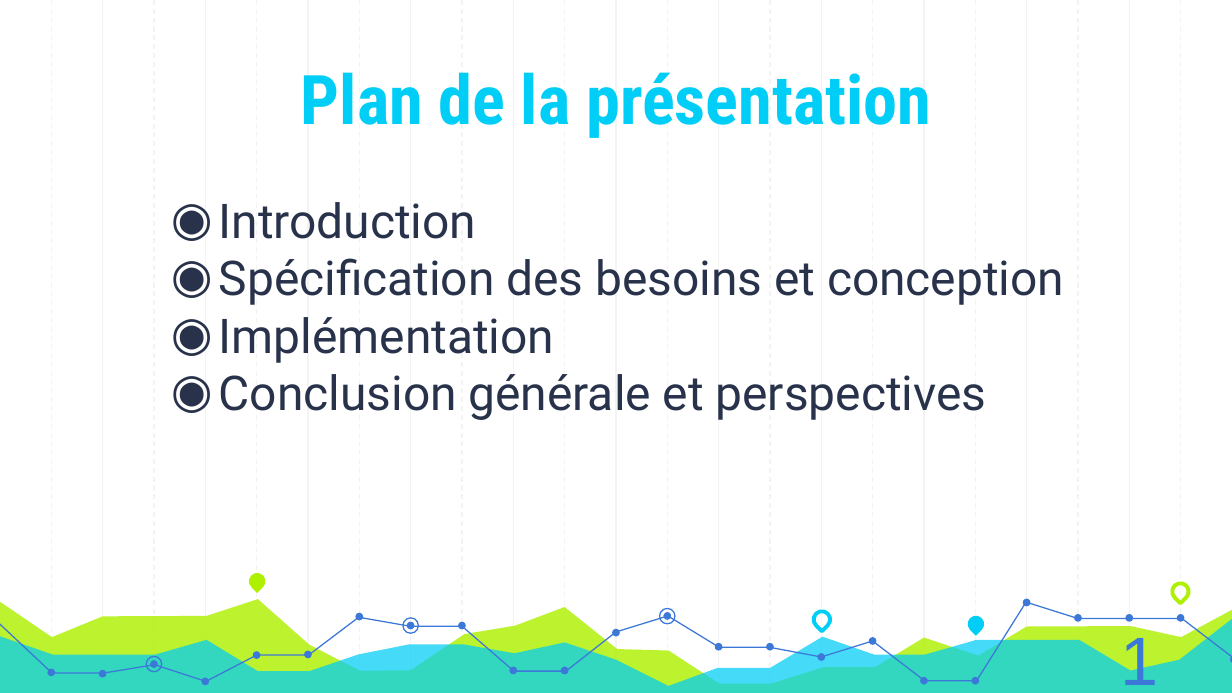
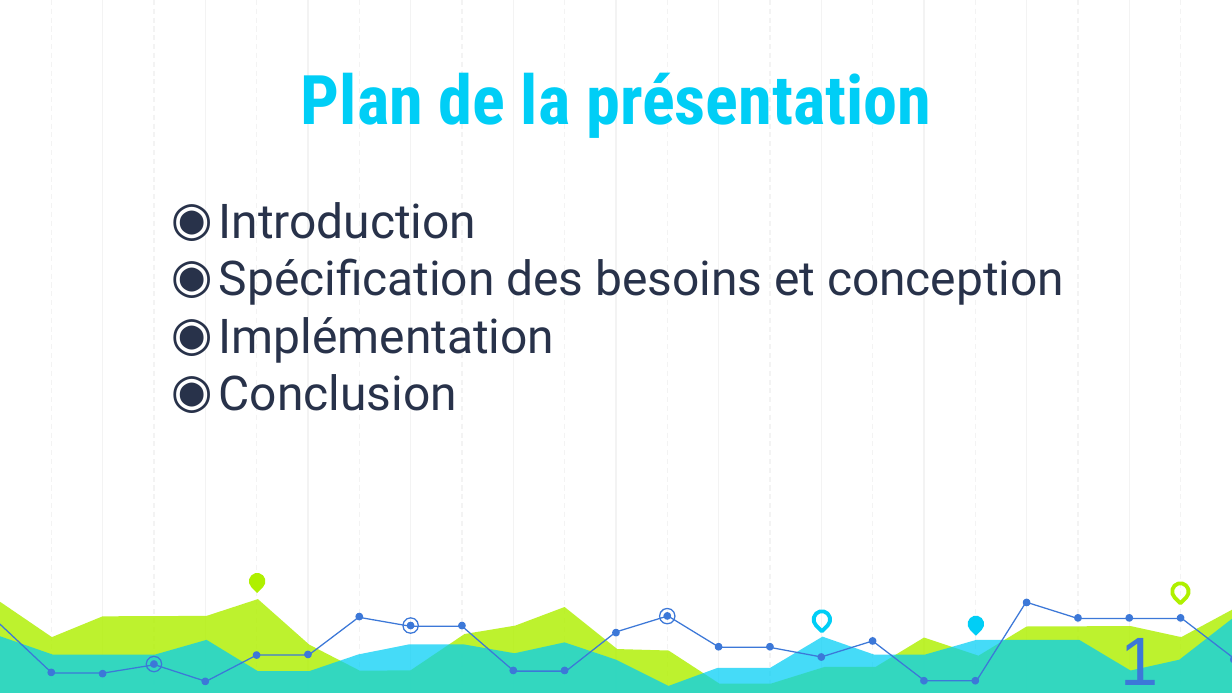
Before and after one commit to AzeddineZadir/docpfc, a slide deck: slide 2 of présentation licence 3.pptx. Drawn at 1232x693 pixels with LibreOffice and Linux fonts; fonts in the diff are those of the drawing. Boxes give left, top, right and bottom in pixels: in the first picture for what was removed or moved away, otherwise in the second. Text is boxed around its words. In the diff, an @@ line names an element or a change of style, - is before the commit and + after.

```diff
--- a/présentation licence 3.pptx
+++ b/présentation licence 3.pptx
@@ text at bbox=[219, 374, 457, 411]: text changed @@
-◉ Conclusion générale et perspectives
+◉ Conclusion
```
Also in this commit, not shown: 5 other slides changed, 1 other file.
